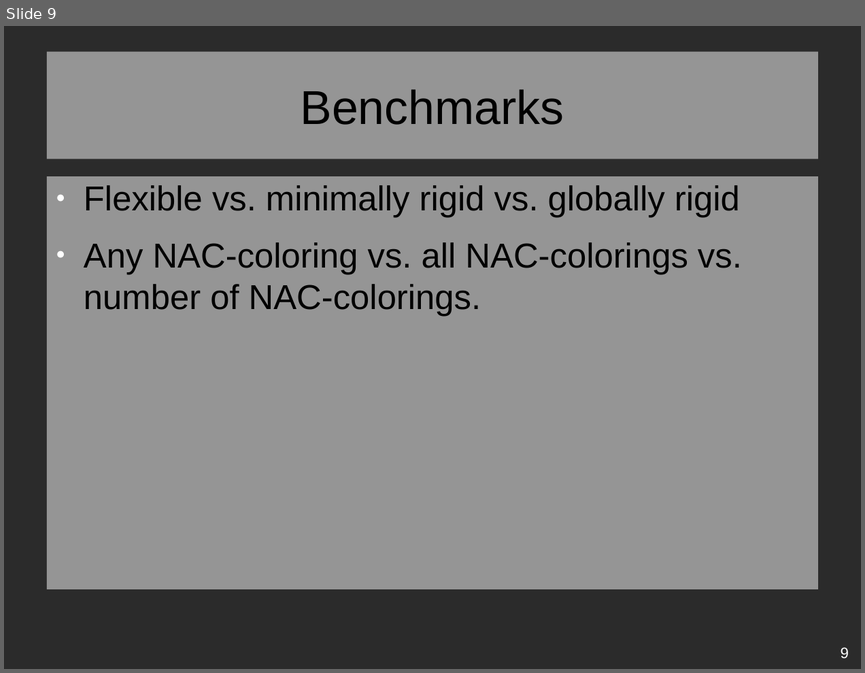
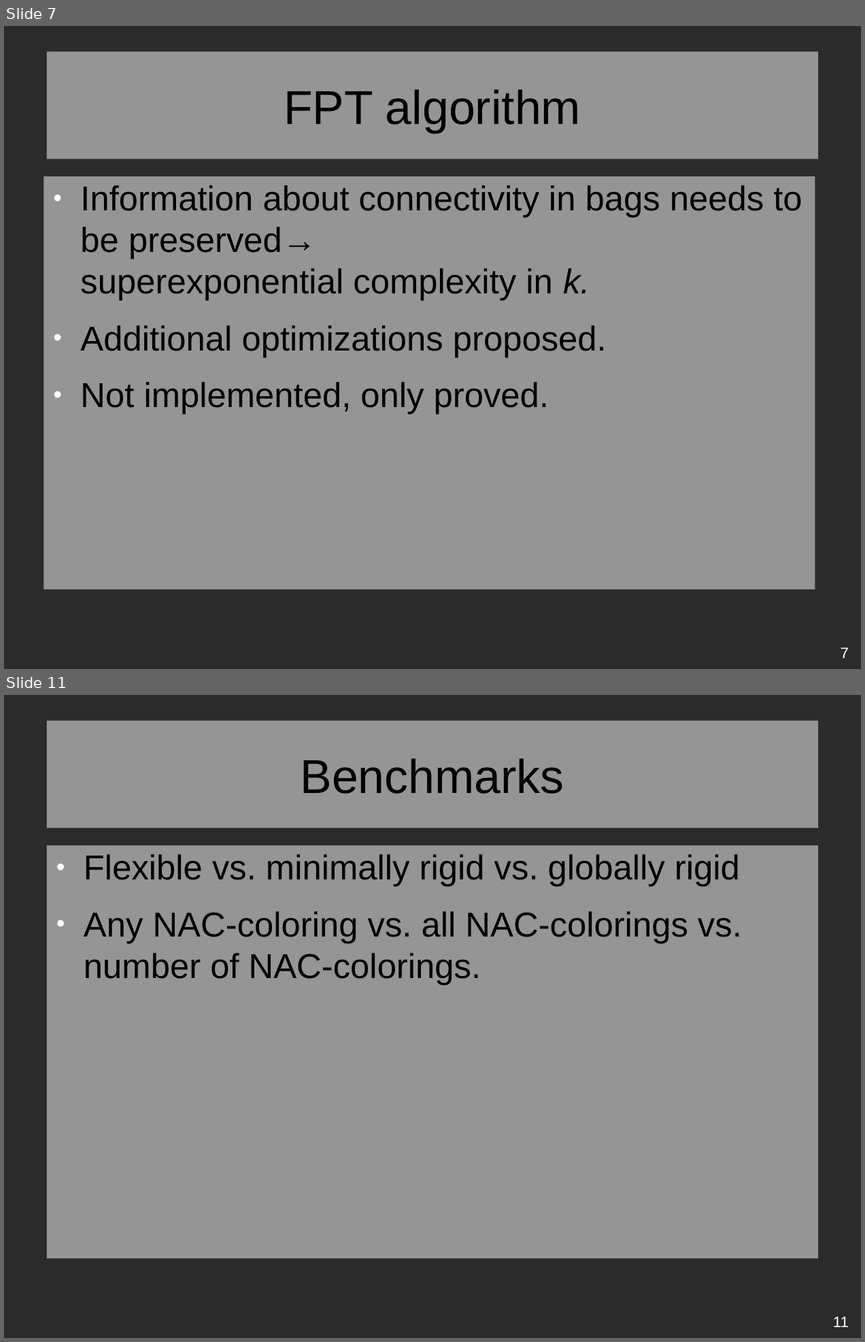
Before and after one commit to Lastaapps/bc_thesis, a slide deck: presentation_01.odp. Shown one above the other, each under a label of ours: slide 9 before the commit, slides 7 and 11 after it; the slides between them are not shown. The pictures are 865x673 and 865x1342 pixels, drawn with LibreOffice and Linux fonts; fonts in the diff are those of the drawing; background and template pictures are left out; a plain dark background stands for a picture behind light text. Boxes give left, top, right and bottom in pixels: in the first picture for what was removed or moved away, otherwise in the second. Text is boxed around its words. In the diff, an @@ line names an element or a change of style, - is before the commit and + after.

```diff
--- a/presentation_01.odp
+++ b/presentation_01.odp
@@ slide 7 added at bbox=[4, 26, 861, 669], background picture (left out) @@
@@ title added at bbox=[47, 52, 818, 159], fill #FFFFFF at 50% opacity, 44 pt, text #000000 @@
+FPT algorithm
@@ text added at bbox=[43, 176, 815, 589], fill #FFFFFF at 50% opacity, 32 pt, text #000000 @@
+● Information about connectivity in bags needs to be preserved→
+  superexponential complexity in k.
+● Additional optimizations proposed.
+● Not implemented, only proved.
@@ page number added at bbox=[840, 647, 849, 658], 14 pt, text #FFFFFF @@
+7
@@ what was slide 9 is now slide 11 @@
@@ page number at bbox=[833, 1316, 849, 1327]: text changed @@
-9
+11
```
Also in this commit, not shown: 10 slides changed, 1 other slide added, 12 other files.
